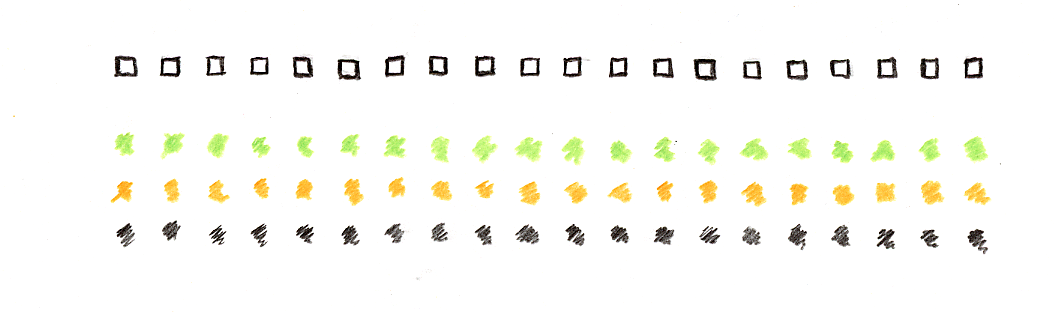
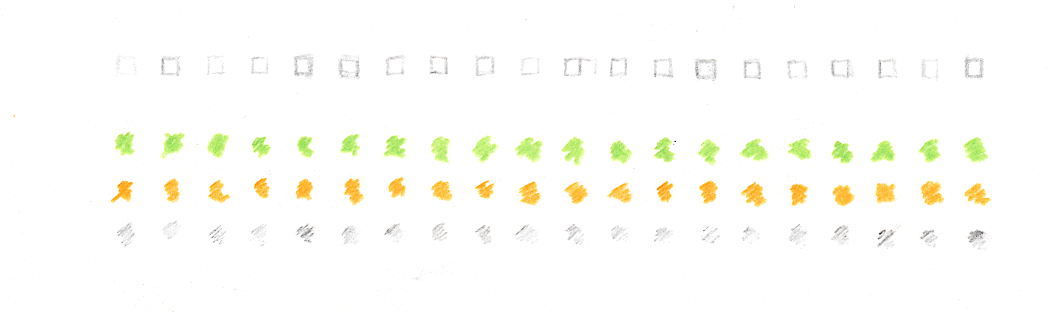
The second 1056px x 312px image is a revision of the first. Changes to its layers:
added layer "ErasedScan copy #1" above "ErasedThreshold" over [0, 0, 1055, 312]
added layer "ErasedThreshold" above "ErasedScan" over [0, 0, 1055, 312]
added layer "ErasedScan" above "clean" over [0, 0, 1055, 312]
